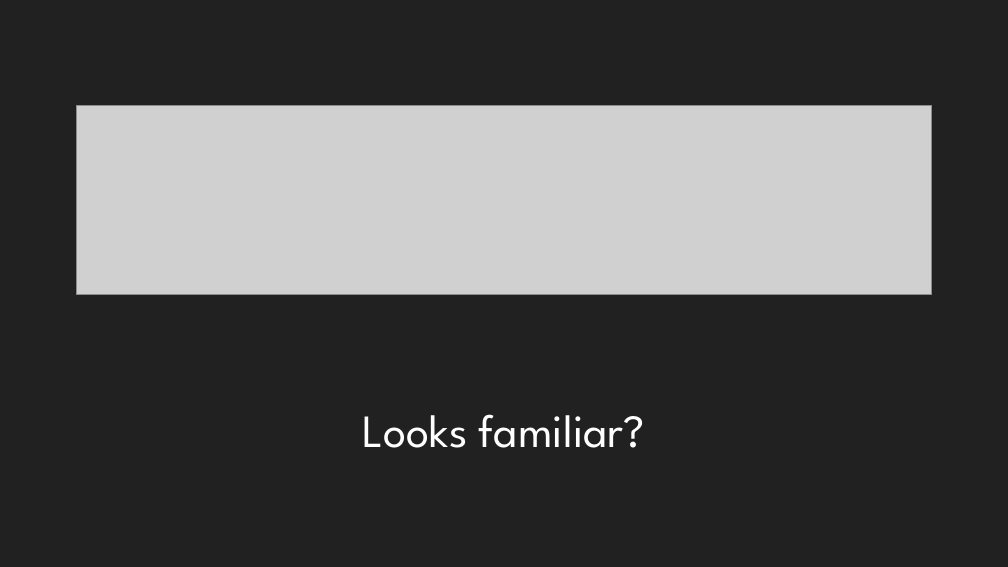
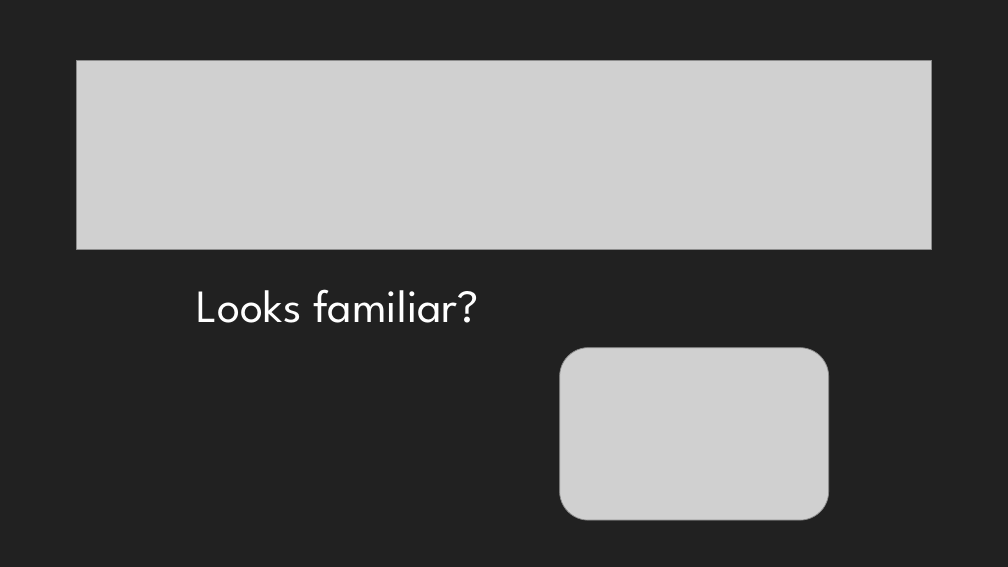
Before and after one commit to NatanMish/data_validation, a slide deck: slide 2 of Data Validation for Data Science.pptx. Drawn at 1008x567 pixels with LibreOffice and Linux fonts; fonts in the diff are those of the drawing; grey boxes stand for pictures. Boxes give left, top, right and bottom in pixels: in the first picture for what was removed or moved away, otherwise in the second. Text is boxed around its words. In the diff, an @@ line names an element or a change of style, - is before the commit and + after.

```diff
--- a/Data Validation for Data Science.pptx
+++ b/Data Validation for Data Science.pptx
@@ picture: place and size @@
-picture at bbox=[76, 105, 932, 294]
+picture at bbox=[76, 60, 932, 250]
@@ text "Looks familiar?": place and size @@
-text "Looks familiar?" at bbox=[363, 414, 645, 448]
+text "Looks familiar?" at bbox=[197, 289, 479, 323]
@@ picture added at bbox=[560, 348, 829, 520] @@
```
Also in this commit, not shown: 1 other slide changed, 4 slides added, 2 slides removed, 1 other file.
